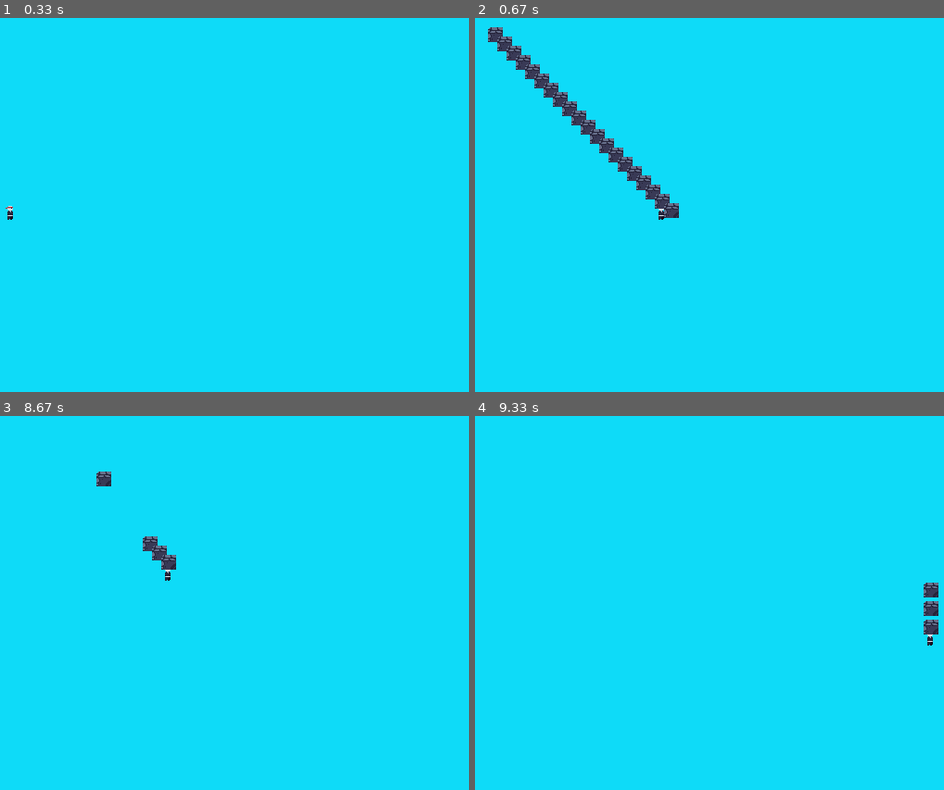
Above: before the commit, frames 1-4 (two rows, left to right).
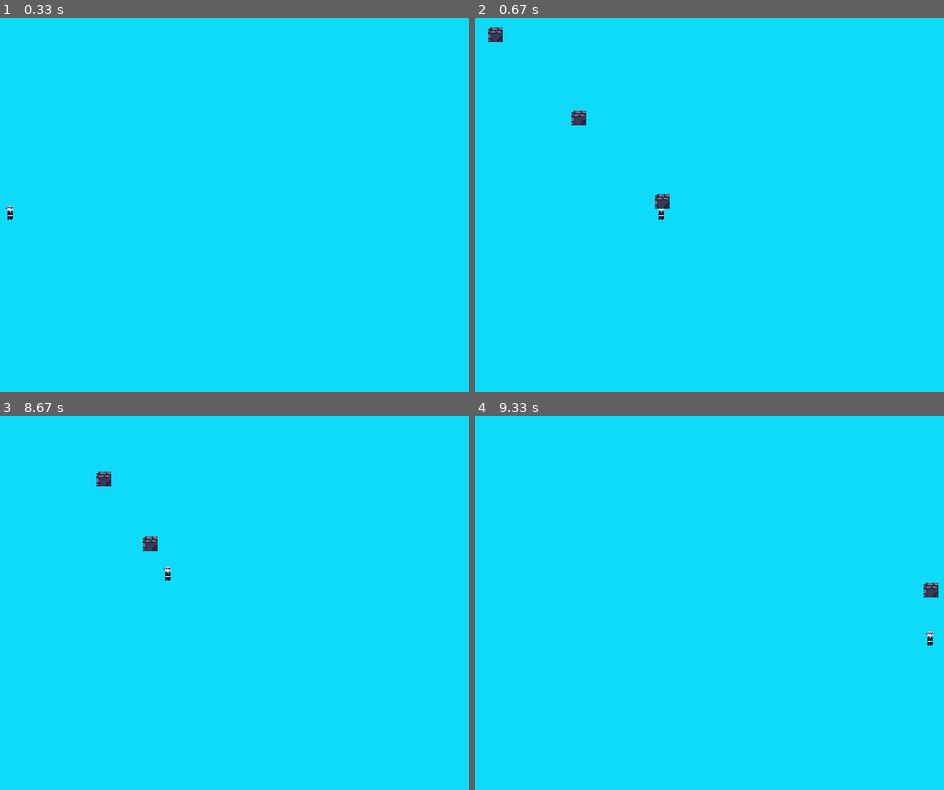
Above: after the commit, the same moments.

Repository: luksquitos/pygame-platformer
Game: pygame game, started from main.py
Two runs of this game, one before a commit and one after it. Both use one fixed random seed, a clock stepped at 60 frames per second and the inputs below.
Inputs:
- Up to frame 1 (0.33 s): no input
- Up to frame 2 (0.67 s): hold Space from 0.33 s (still down); hold D from 0.33 s (still down)
- Up to frame 3 (8.67 s): release Space at 0.8 s; release D at 0.8 s; hold D 0.83-1.3 s; hold A 2.17-2.7 s; hold S 2.73-3.03 s; hold A 3.07-3.47 s; hold W 3.5-3.87 s; hold D 3.9-4.53 s; hold S 4.57-4.93 s; hold A 4.97-5.43 s; hold D 5.47-5.93 s; hold W 5.97-6.27 s; hold D 6.3-6.77 s; hold A 6.8-7.33 s; hold S 7.37-7.67 s; hold A 7.7-8.1 s; hold W 8.13-8.5 s; tap Space at 8.2, 8.6 s; hold D from 8.53 s (still down)
- Up to frame 4 (9.33 s): tap Space at 8.9, 9.27 s; release D at 9.17 s; hold S from 9.2 s (still down)

Frame 1 is identical in both runs. In frame 2, 1.8% of the frame differs, in the area x 4-44%, y 4-54%; in frame 3, 0.2%; in frame 4, 0.2%.

Commit message:
feat: creating a Delay class to prevent spamming objects

Diff:
--- a/bullet.py
+++ b/bullet.py
@@ -1,4 +1,5 @@
 import pygame as pg
+from delay import Delay
 
 
 class Rock:
--- /dev/null
+++ b/delay.py
@@ -0,0 +1,10 @@
+from datetime import datetime, timedelta
+
+class Delay:
+    def __init__(self, **kwargs):
+        self.start_at = datetime.now()
+        self.end_at = self.start_at + timedelta(**kwargs)
+
+    def __bool__(self):
+        self.now = datetime.now()
+        return self.now < self.end_at
--- a/player.py
+++ b/player.py
@@ -1,6 +1,7 @@
 import pygame as pg
 from random import randint
 from bullet import Rock
+from delay import Delay
 
 class Entity:
     frame = None
@@ -14,19 +15,23 @@
         self.rect = pg.rect.Rect(self.x_pos, self.y, 80, 50)
 
         self.speed = 10
+        self.attack_delay = None
 
     def update(self, objects_in_memory):
         self.move()
         self.attack(objects_in_memory)
 
     def attack(self, objects_in_memory: list):
+        if self.attack_delay:
+            return
+
         key_pressed = pg.key.get_pressed()
 
         if key_pressed[pg.K_SPACE]:
             objects_in_memory.append(Rock(self.x_pos, self.y_pos))
+            self.attack_delay = Delay(milliseconds=150)
 
     def move(self):
-        # print("OI")
         key_pressed = pg.key.get_pressed()
 
         if key_pressed[pg.K_w]:
